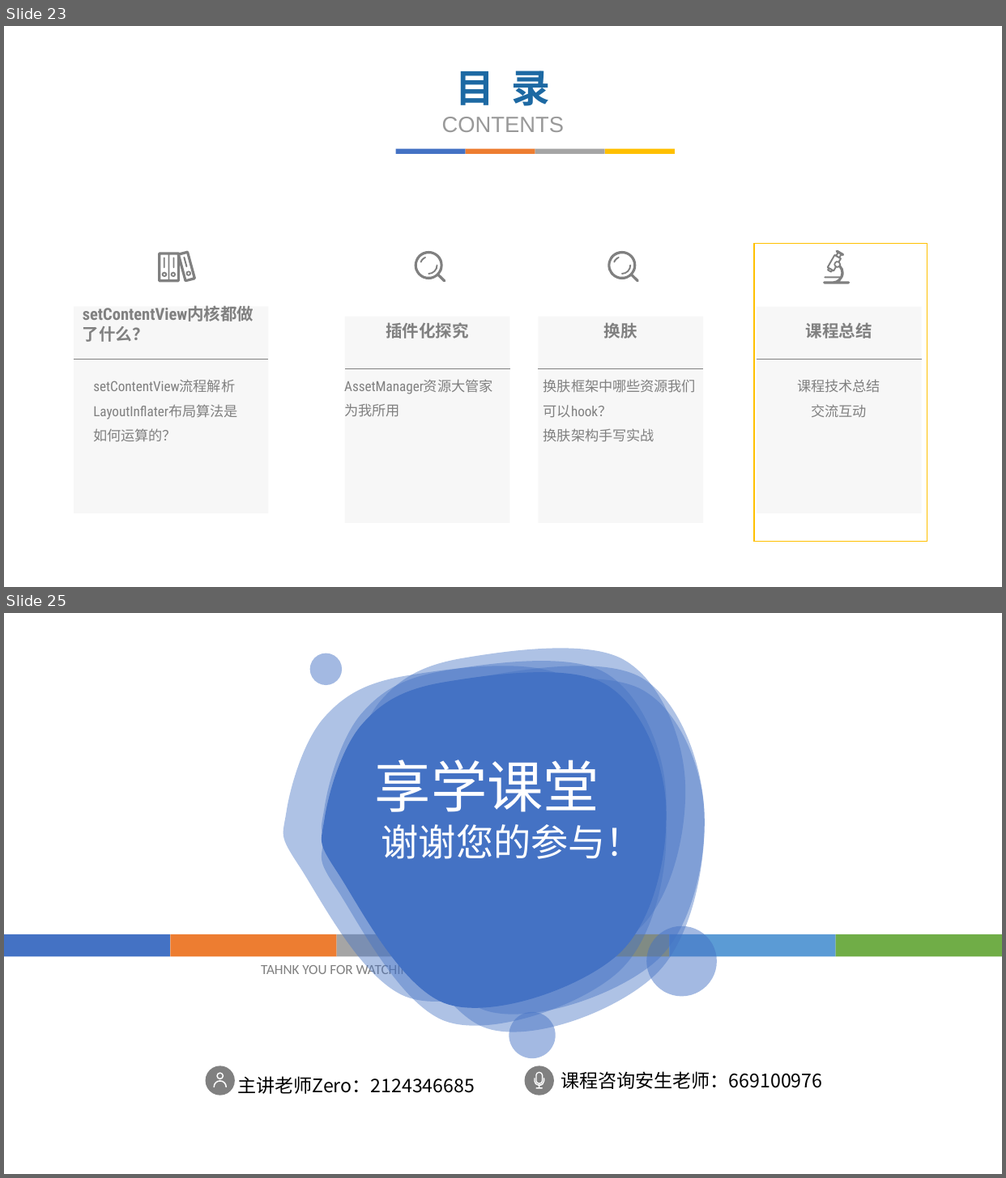
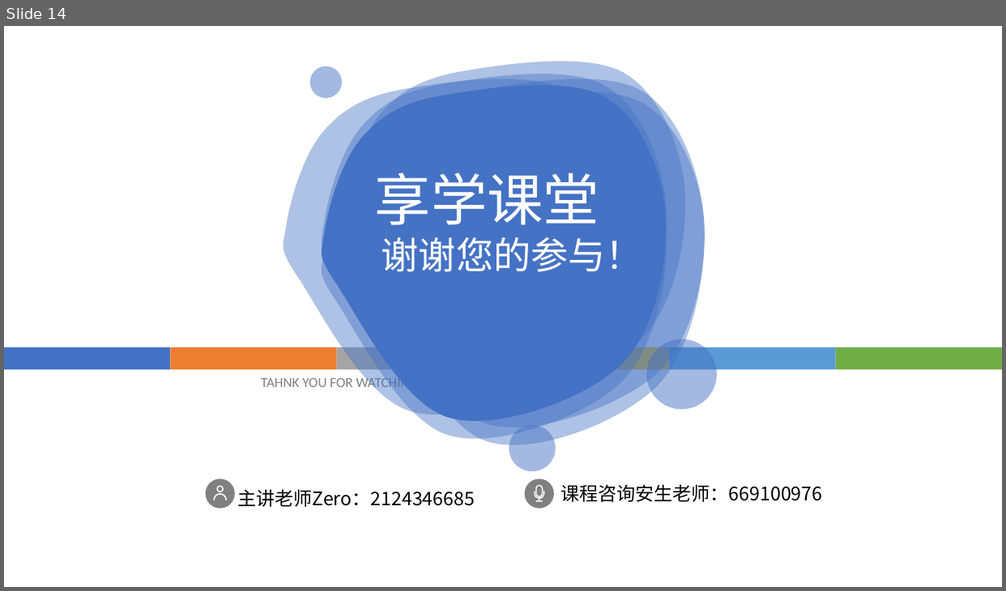
Before and after one commit to fanzhangvip/xiangxue, a slide deck: pre/javapoet.pptx. Shown one above the other, each under a label of ours: slides 23 and 25 before the commit, slide 14 after it; the slides between them are not shown. The pictures are 1006x1178 and 1006x591 pixels, drawn with LibreOffice and Linux fonts; fonts in the diff are those of the drawing; background and template pictures are left out. Boxes give left, top, right and bottom in pixels: in the first picture for what was removed or moved away, otherwise in the second. Text is boxed around its words. In the diff, an @@ line names an element or a change of style, - is before the commit and + after.

```diff
--- a/pre/javapoet.pptx
+++ b/pre/javapoet.pptx
@@ slide 23 removed at bbox=[4, 26, 1002, 587], background #FFFFFF @@
@@ text removed at bbox=[442, 71, 564, 132] @@
-目 录
-CONTENTS
@@ group removed at bbox=[395, 149, 675, 154]: 4 rectangles @@
@@ rectangle removed at bbox=[754, 244, 927, 542] @@
@@ freeform shape removed at bbox=[158, 250, 197, 282] @@
@@ freeform shape removed at bbox=[414, 251, 445, 283] @@
@@ freeform shape removed at bbox=[608, 251, 640, 283] @@
@@ freeform shape removed at bbox=[823, 250, 850, 284] @@
@@ rectangle removed at bbox=[74, 307, 268, 514] @@
@@ text removed at bbox=[75, 300, 277, 348] @@
-setContentView内核都做了什么？
@@ rectangle removed at bbox=[345, 317, 510, 523] @@
@@ rectangle removed at bbox=[539, 317, 704, 523] @@
@@ rectangle removed at bbox=[756, 307, 922, 514] @@
@@ text removed at bbox=[386, 322, 468, 339] @@
-插件化探究
@@ text removed at bbox=[604, 323, 637, 339] @@
-换肤
@@ text removed at bbox=[806, 323, 872, 339] @@
-课程总结
@@ line removed from (74, 359) to (268, 359) @@
@@ line removed from (756, 359) to (922, 359) @@
@@ text removed at bbox=[93, 379, 235, 393] @@
-setContentView流程解析
-LayoutInflater布局算法是如何运算的？
@@ text removed at bbox=[337, 366, 506, 425] @@
-AssetManager资源大管家为我所用
@@ line removed from (345, 369) to (510, 369) @@
@@ line removed from (539, 369) to (703, 369) @@
@@ text removed at bbox=[543, 379, 696, 442] @@
-换肤框架中哪些资源我们可以hook？
-换肤架构手写实战
@@ text removed at bbox=[797, 379, 880, 417] @@
-课程技术总结
-交流互动
@@ what was slide 25 is now slide 14 @@
```
Also in this commit, not shown: 3 slides added, 13 other slides removed, 23 other files.
